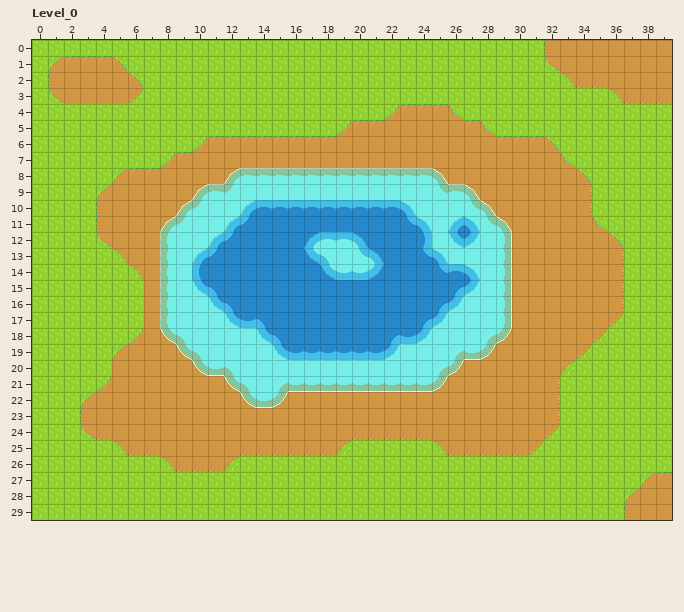
Two versions of a level (LDtk project, assets/world.ldtk). Above is the file before it was changed.
Cells are 16x16 px. Shown: Level_0 x 0..39, y 0..29.
After:
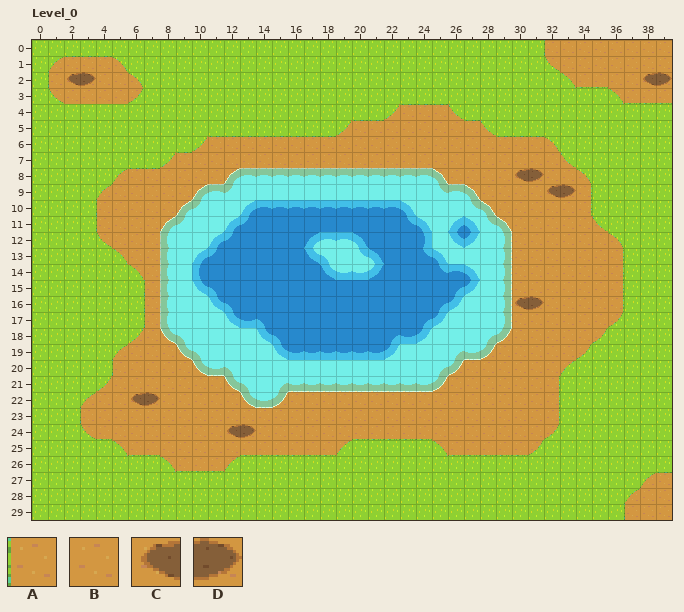
Key: from "TestTiles": A 52, B 53, C 92, D 93.
_ is an empty cell.
From old to new:
Layer "Terrain":
The edit turns tile B into tile A in rows 15 to 17 at x 7; in row 20 at x 5.
The edit turns tile B into tile C in row 2 at x 2 and 38; in row 8 at x 30; in row 9 at x 32; in row 16 at x 30; in row 22 at x 6; in row 24 at x 12.
The edit turns tile B into tile D in row 2 at x 3 and 39; in row 8 at x 31; in row 9 at x 33; in row 16 at x 31; in row 22 at x 7; in row 24 at x 13.
Where, in picture pixels (left, top, right, bottom), the same in both pictures:
changed: (67, 72, 96, 86)
changed: (643, 72, 672, 86)
changed: (515, 168, 576, 198)
changed: (144, 280, 145, 328)
changed: (515, 296, 544, 310)
changed: (112, 360, 113, 376)
changed: (131, 392, 160, 406)
changed: (227, 424, 256, 438)
